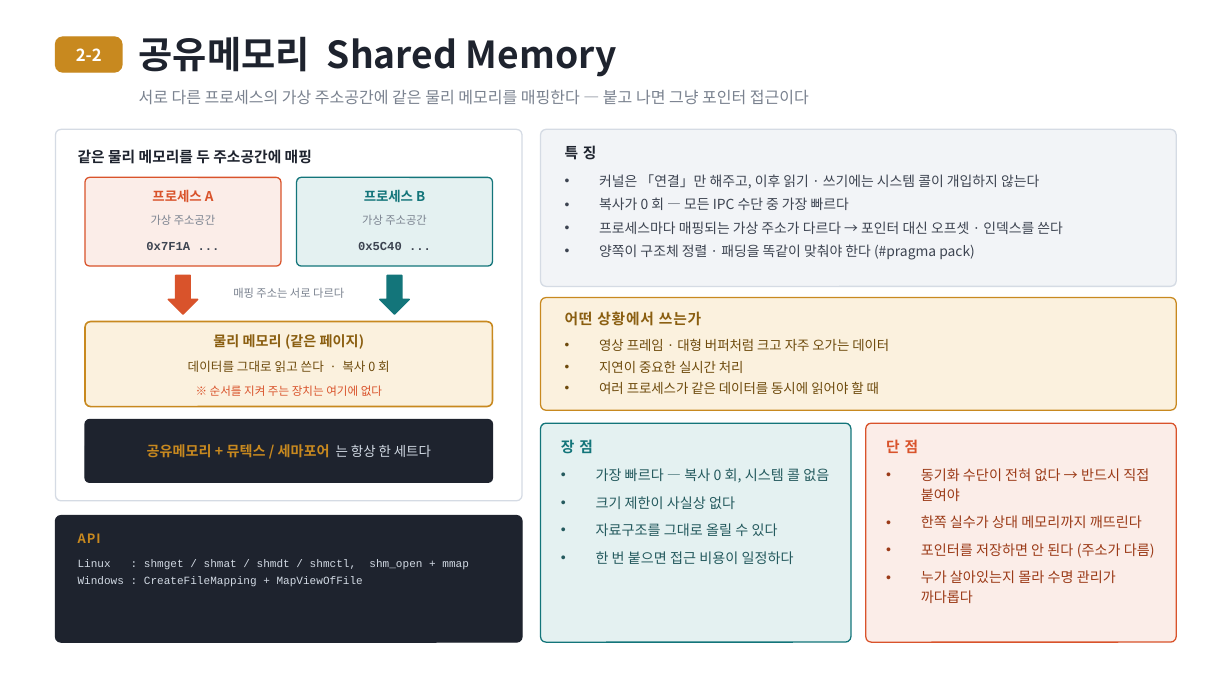
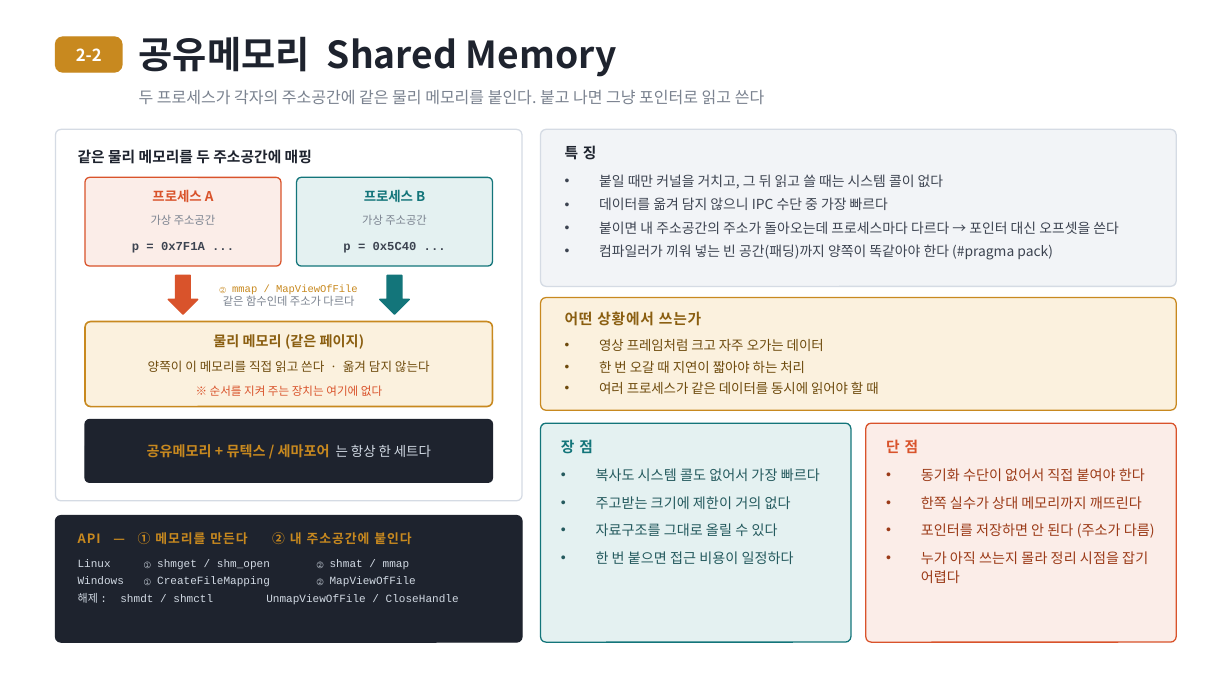
Before and after one commit to harley-hwan/IpcProc, a slide deck: slide 10 of ref/발표자료/IPC_발표자료.pptx. Drawn at 1232x693 pixels with LibreOffice and Linux fonts; fonts in the diff are those of the drawing. Boxes give left, top, right and bottom in pixels: in the first picture for what was removed or moved away, otherwise in the second. Text is boxed around its words. In the diff, an @@ line names an element or a change of style, - is before the commit and + after.

Commit message:
발표자료 2-3 장 정비 및 용어 정리
- 뮤텍스/세마포어 장을 핵심 위주로 다시 쓰고 장별 별첨 추가
- 슬라이드 항목을 대본이 모두 짚도록 양쪽 정렬
- 바쁜 대기 설명 정정: 뮤텍스도 커널이 재워 줌, 조건 대기 오용 시에만 발생
- 11장 비교표에 데이터 단위/복사 횟수/용량 근거 명시
- 12장 CRITICAL_SECTION, Named Mutex 실제 호출 순서 추가
- 생산자/소비자 대신 송신/수신 으로 용어 통일
- 각 장 하단 예상 질문 45항목

```diff
--- a/ref/발표자료/IPC_발표자료.pptx
+++ b/ref/발표자료/IPC_발표자료.pptx
@@ text at <box>139,90,764,104</box>: text changed @@
-서로 다른 프로세스의 가상 주소공간에 같은 물리 메모리를 매핑한다 — 붙고 나면 그냥 포인터 접근이다
+두 프로세스가 각자의 주소공간에 같은 물리 메모리를 붙인다. 붙고 나면 그냥 포인터로 읽고 쓴다
@@ text at <box>599,174,1119,260</box>: text changed @@
-• 커널은 「연결」만 해주고, 이후 읽기 · 쓰기에는 시스템 콜이 개입하지 않는다
-• 복사가 0 회 — 모든 IPC 수단 중 가장 빠르다
-• 프로세스마다 매핑되는 가상 주소가 다르다 → 포인터 대신 오프셋 · 인덱스를 쓴다
-• 양쪽이 구조체 정렬 · 패딩을 똑같이 맞춰야 한다 (#pragma pack)
+• 붙일 때만 커널을 거치고, 그 뒤 읽고 쓸 때는 시스템 콜이 없다
+• 데이터를 옮겨 담지 않으니 IPC 수단 중 가장 빠르다
+• 붙이면 내 주소공간의 주소가 돌아오는데 프로세스마다 다르다 → 포인터 대신 오프셋을 쓴다
+• 컴파일러가 끼워 넣는 빈 공간(패딩)까지 양쪽이 똑같아야 한다 (#pragma pack)
@@ text at <box>132,242,205,253</box>: text changed @@
-0x7F1A ...
+p = 0x7F1A ...
@@ text at <box>343,242,417,253</box>: text changed @@
-0x5C40 ...
+p = 0x5C40 ...
@@ text at <box>220,284,358,306</box>: text changed; size 8.8 to 8.2 pt; font Noto Sans CJK KR to Courier New; text colour #7A828F to #C8891F @@
-매핑 주소는 서로 다르다
+② mmap / MapViewOfFile
+같은 함수인데 주소가 다르다
@@ text at <box>599,339,824,373</box>: text changed @@
-• 영상 프레임 · 대형 버퍼처럼 크고 자주 오가는 데이터
-• 지연이 중요한 실시간 처리
+• 영상 프레임처럼 크고 자주 오가는 데이터
+• 한 번 오갈 때 지연이 짧아야 하는 처리
@@ text at <box>148,360,430,372</box>: text changed @@
-데이터를 그대로 읽고 쓴다 · 복사 0 회
+양쪽이 이 메모리를 직접 읽고 쓴다 · 옮겨 담지 않는다
@@ text at <box>596,468,820,509</box>: text changed @@
-• 가장 빠르다 — 복사 0 회, 시스템 콜 없음
-• 크기 제한이 사실상 없다
+• 복사도 시스템 콜도 없어서 가장 빠르다
+• 주고받는 크기에 제한이 거의 없다
@@ text at <box>921,468,1145,481</box>: text changed @@
-• 동기화 수단이 전혀 없다 → 반드시 직접 붙여야
+• 동기화 수단이 없어서 직접 붙여야 한다
@@ text at <box>78,532,411,544</box>: text changed @@
-API
+API — ① 메모리를 만든다 ② 내 주소공간에 붙인다
@@ text at <box>78,559,459,604</box>: text changed @@
-Linux : shmget / shmat / shmdt / shmctl, shm_open + mmap
-Windows : CreateFileMapping + MapViewOfFile
+Linux ① shmget / shm_open ② shmat / mmap
+Windows ① CreateFileMapping ② MapViewOfFile
+해제 : shmdt / shmctl UnmapViewOfFile / CloseHandle
@@ text at <box>921,551,1148,583</box>: text changed @@
-• 누가 살아있는지 몰라 수명 관리가 까다롭다
+• 누가 아직 쓰는지 몰라 정리 시점을 잡기 어렵다
```
Also in this commit, not shown: 13 other slides changed, 7 other files.
